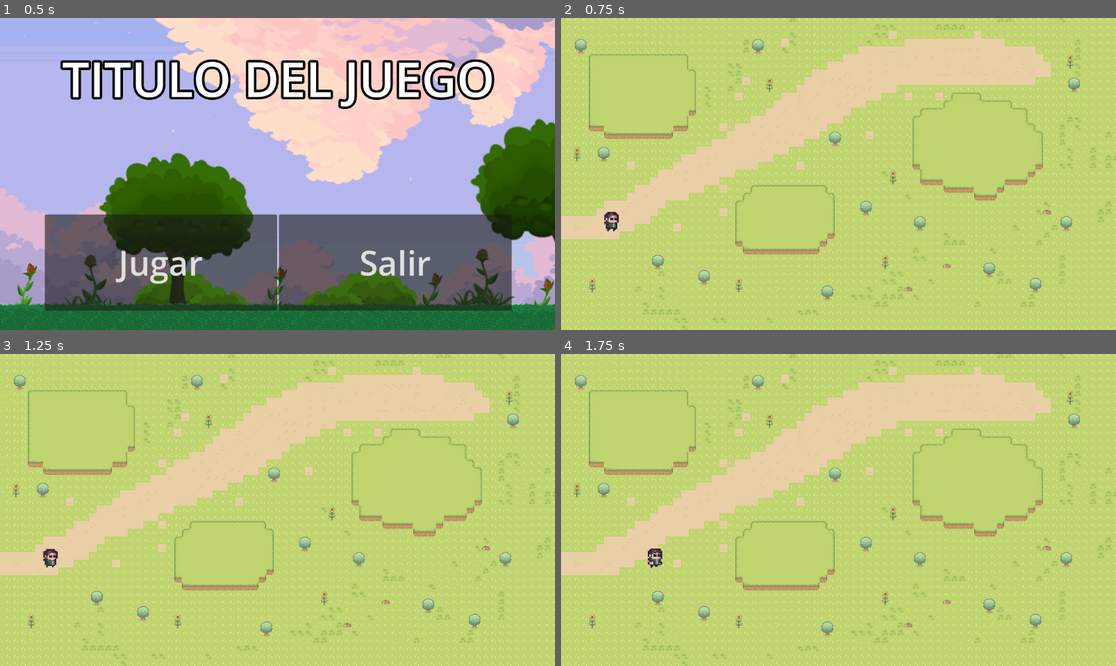
Above: before the commit, frames 1-4 (two rows, left to right).
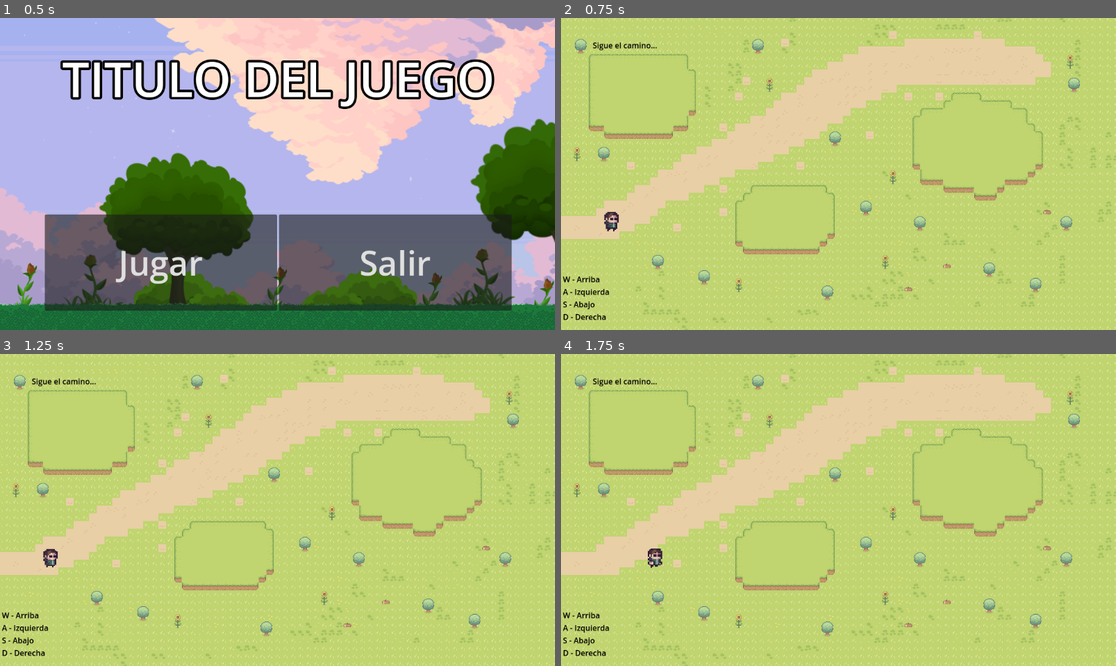
Above: after the commit, the same moments.

Repository: diego-4545/Metodos-numericos-
Game: Godot game, scene res://Menú de inicio (2).tscn
Same seed, same stepped clock (60 frames per second), same inputs: the game is played once before the commit and once after it.
Inputs:
- Up to frame 1 (0.5 s): no input
- Up to frame 2 (0.75 s): click "Jugar" at 0.5 s
- Up to frame 3 (1.25 s): no input
- Up to frame 4 (1.75 s): tap Enter at 1.25 s; hold Right (ui_right) from 1.28 s (still down)

Frame 1 is identical in both runs. In frame 2, 0.4% of the frame differs, in the area x 0-18%, y 7-97%; in frame 3, 0.4%; in frame 4, 0.4%.

Commit message:
Correcciones minimas mundo 1 :)

Diff:
--- a/Escenas/Mundo 1/Camino1.tscn
+++ b/Escenas/Mundo 1/Camino1.tscn
@@ -330,7 +330,7 @@
 collision_enabled = false
 
 [node name="TileMapLayer2" type="TileMapLayer" parent="."]
-tile_map_data = PackedByteArray("AAAHAAgAAAABAAEAAAAHAAkAAAA …(13728 unchanged characters)… IAAMAAAAZACQAAgAIAAIAAAAZACUAAgAIAAMAAAAGACQAAgAIAAIAAAAGACUAAgAIAAMAAAAEABMAAgAIAAIAAAAEABQAAgAIAAMAAAAdAAoAAgA …(315 unchanged characters)…
+tile_map_data = PackedByteArray("AAAHAAgAAAABAAEAAAAHAAkAAAA …(13728 unchanged characters)… IAAMAAAAZACQAAgAIAAIAAAAZACUAAgAIAAMAAAAEABMAAgAIAAIAAAAEABQAAgAIAAMAAAAdAAoAAgA …(315 unchanged characters)…
 tile_set = SubResource("TileSet_xicus")
 collision_enabled = false
 
@@ -401,6 +401,27 @@
 
 [node name="CaminoN1" parent="." instance=ExtResource("1_pekql")]
 
+[node name="Label2" type="Label" parent="."]
+offset_left = 105.0
+offset_top = 82.0
+offset_right = 347.0
+offset_bottom = 183.0
+theme_override_colors/font_color = Color(0, 0, 0, 1)
+theme_override_colors/font_shadow_color = Color(0, 0, 0, 0)
+text = "Sigue el camino..."
+
+[node name="Label" type="Label" parent="."]
+offset_left = 43.0
+offset_top = 568.0
+offset_right = 285.0
+offset_bottom = 669.0
+theme_override_colors/font_color = Color(0, 0, 0, 1)
+theme_override_colors/font_shadow_color = Color(0, 0, 0, 0)
+text = "W - Arriba
+A - Izquierda
+S - Abajo
+D - Derecha"
+
 [connection signal="body_entered" from="Area2D" to="Area2D" method="_on_body_entered"]
 [connection signal="body_exited" from="Area2D" to="Area2D" method="_on_body_exited"]
 [connection signal="pressed" from="Area2D/CanvasLayer/Button" to="." method="_on_button_pressed"]
--- a/Escenas/Mundo 1/Camino2.tscn
+++ b/Escenas/Mundo 1/Camino2.tscn
@@ -348,10 +348,10 @@
 [node name="Button" type="Button" parent="Area2D/CanvasLayer"]
 visible = false
 custom_minimum_size = Vector2(200, 100)
-offset_left = 903.0
-offset_top = 147.0
-offset_right = 1103.0
-offset_bottom = 247.0
+offset_left = 939.0
+offset_top = 348.0
+offset_right = 1139.0
+offset_bottom = 448.0
 size_flags_vertical = 4
 theme_override_styles/normal = SubResource("StyleBoxFlat_ltl5m")
 text = "Selecciona para entrar
--- a/Escenas/Mundo 1/Camino3.tscn
+++ b/Escenas/Mundo 1/Camino3.tscn
@@ -345,10 +345,10 @@
 [node name="Button" type="Button" parent="Area2D/CanvasLayer"]
 visible = false
 custom_minimum_size = Vector2(200, 100)
-offset_left = 903.0
-offset_top = 147.0
-offset_right = 1103.0
-offset_bottom = 247.0
+offset_left = 946.0
+offset_top = 527.0
+offset_right = 1146.0
+offset_bottom = 627.0
 size_flags_vertical = 4
 theme_override_styles/normal = SubResource("StyleBoxFlat_ltl5m")
 text = "Selecciona para entrar
--- a/Scripts/trivia.gd
+++ b/Scripts/trivia.gd
@@ -116,7 +116,7 @@
 			]
 			valor_a_interpolar = redondear_2(x_tabla[0] + randf() * (x_tabla[-1] - x_tabla[0]))
 			respuesta_correcta = redondeo_preciso(interpolacion_lagrange(x_tabla, y_tabla, valor_a_interpolar))
-			respuesta_comprobacion = redondeo_preciso(y_tabla[1])
+			respuesta_comprobacion = redondeo_preciso(y_tabla[0])
 
 	preparar_opciones(respuesta_correcta)
 
@@ -177,7 +177,7 @@
 			"NewtonAdelante", "NewtonAtras":
 				label_problema.text = "Método: %s\nIngresa s" % metodo_actual
 			"Lagrange":
-				label_problema.text = "Método: Lagrange\nIngresa el valor cuando evaluas\nla primera parte de la fórmula"
+				label_problema.text = "Método: Lagrange\nIngresa el valor de y en la tabla"
 			"DiferenciasDivididas":
 				label_problema.text = "Método: Diferencias Divididas\nIngresa d11"
 
